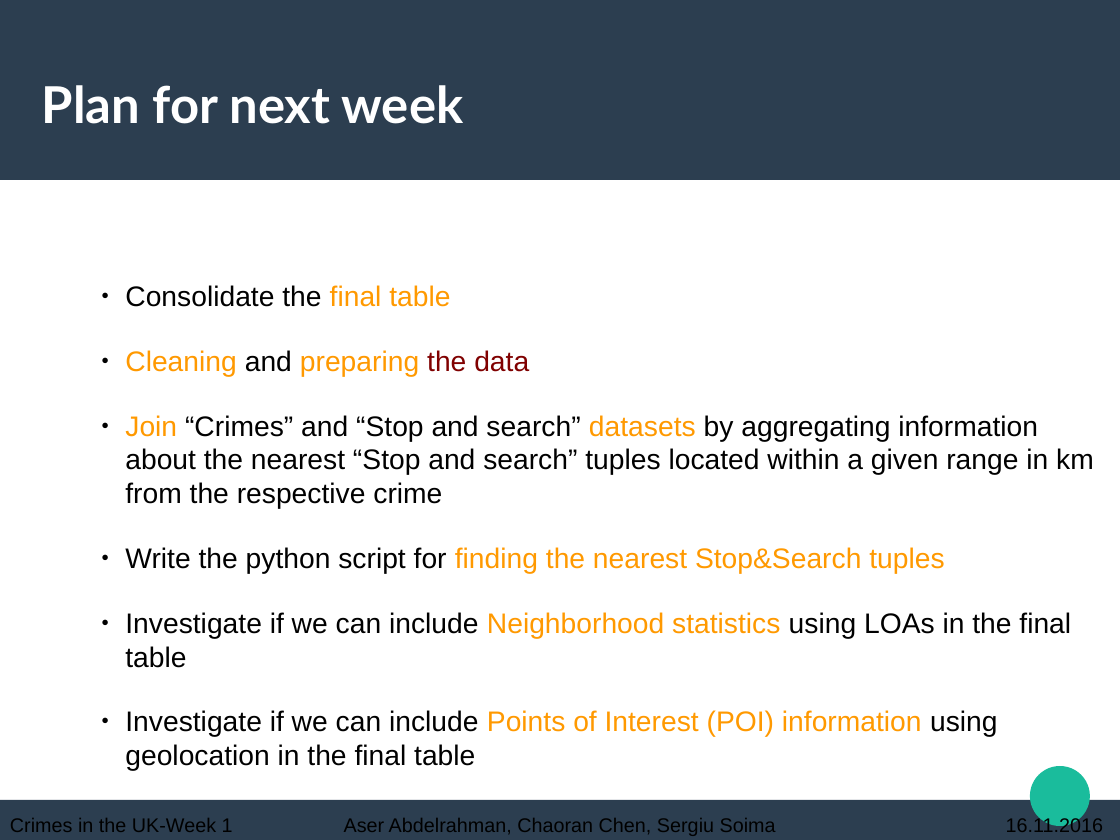
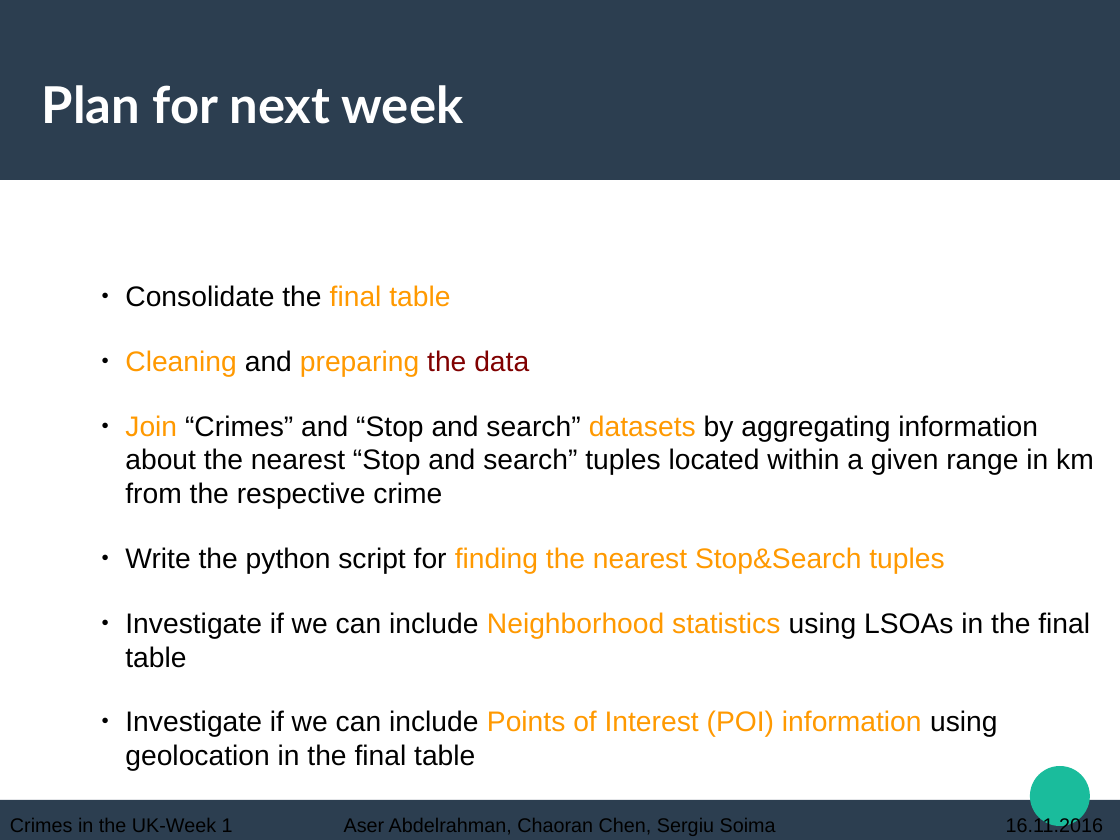
Before and after one commit to chaoran-chen/data-mining-lab-ws1617-crimes-in-uk, a slide deck: slide 12 of wiki/week-01/week-01-presentation.odp (slide 10 before the commit). Drawn at 1120x840 pixels with LibreOffice and Linux fonts; fonts in the diff are those of the drawing. Boxes give left, top, right and bottom in pixels: in the first picture for what was removed or moved away, otherwise in the second. Text is boxed around its words. In the diff, an @@ line names an element or a change of style, - is before the commit and + after.

Commit message:
presentation 1 final

```diff
--- a/wiki/week-01/week-01-presentation.odp
+++ b/wiki/week-01/week-01-presentation.odp
@@ text at (x1=125, y1=612, x2=1090, y2=668): text changed @@
-● Investigate if we can include Neighborhood statistics using LOAs in the final table
+● Investigate if we can include Neighborhood statistics using LSOAs in the final table
```
Also in this commit, not shown: 5 other slides changed, 2 slides added.
